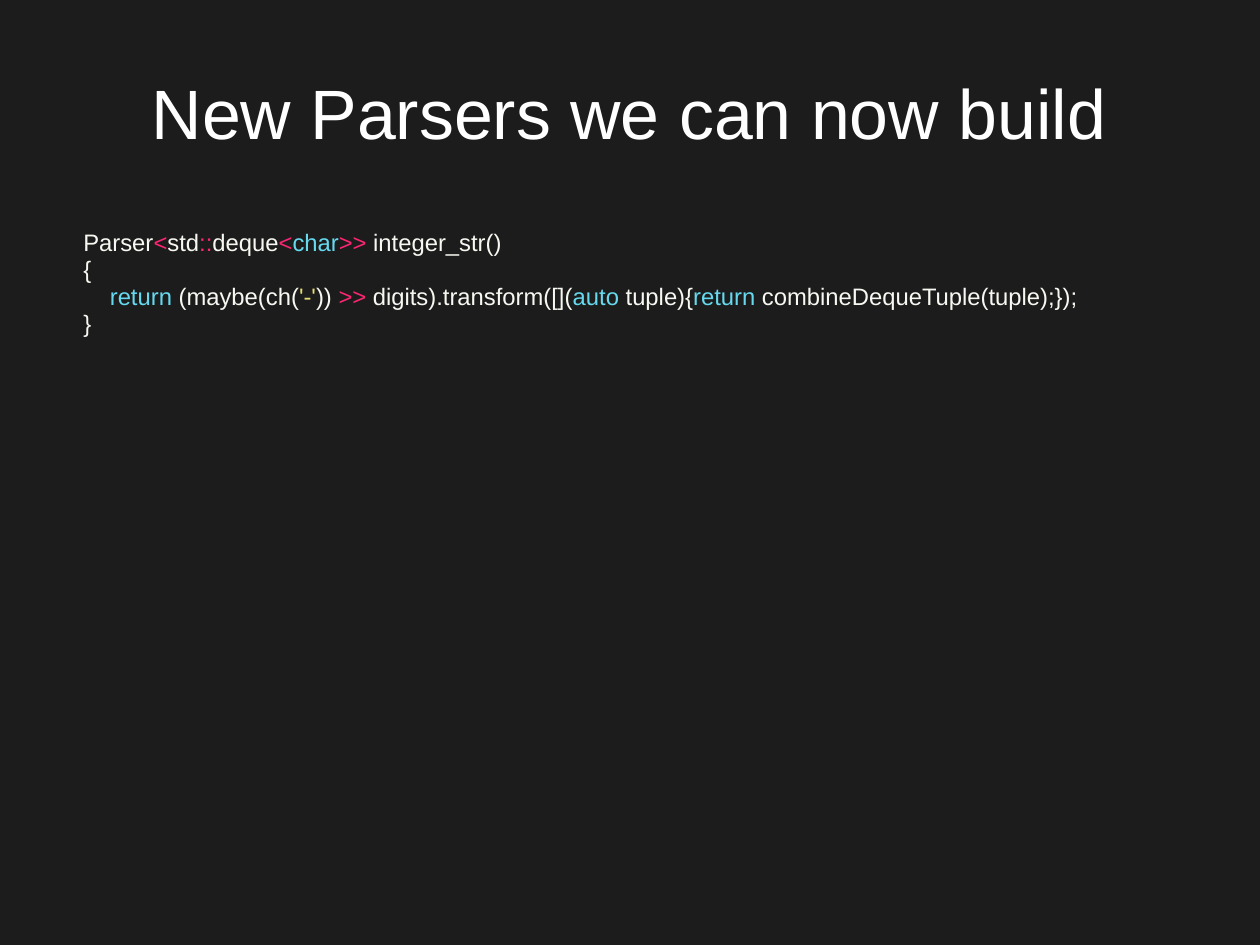
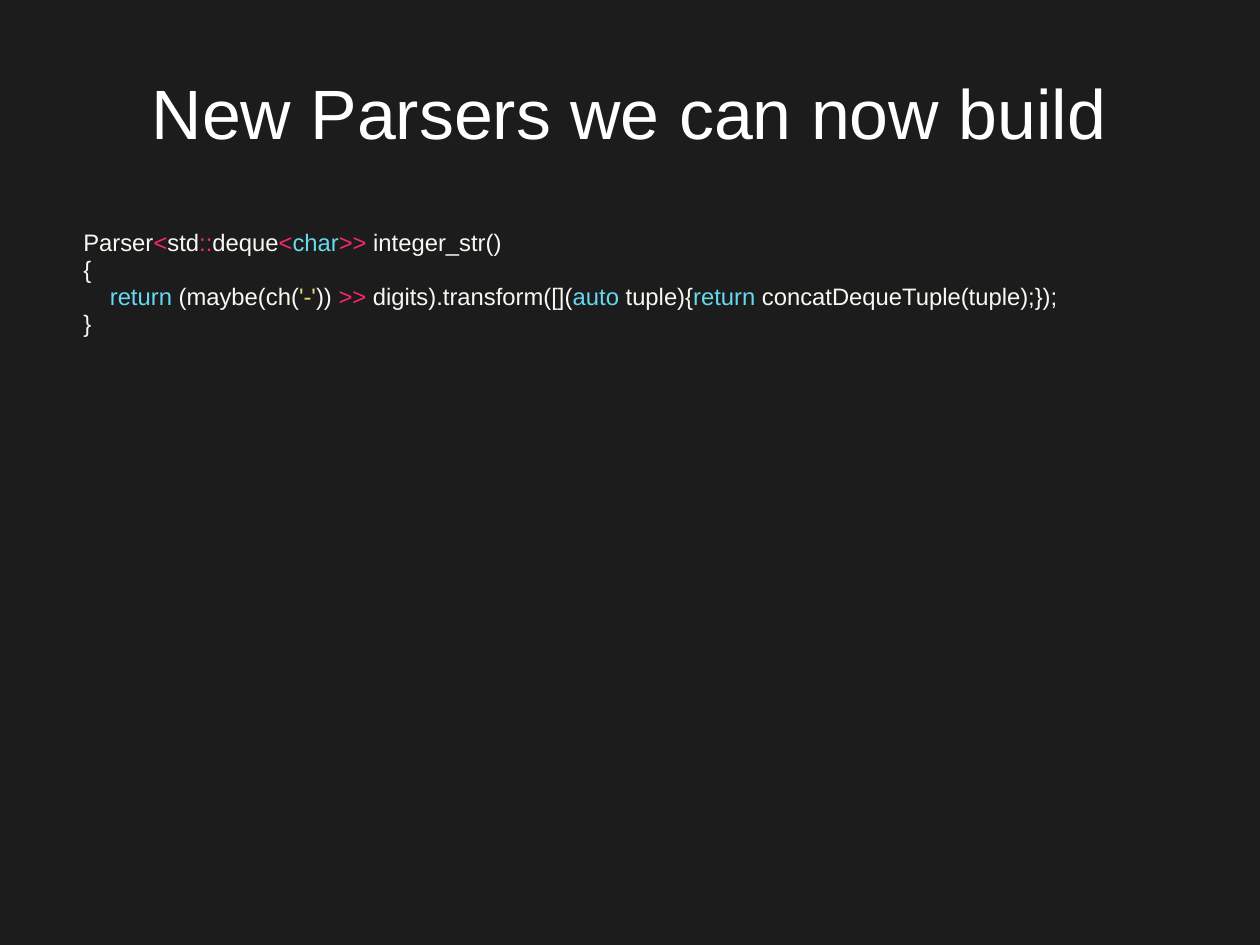
Before and after one commit to Qqwy/cc_pc, a slide deck: slide 39 of presentation2.odp (slide 36 before the commit). Drawn at 1260x945 pixels with LibreOffice and Linux fonts; fonts in the diff are those of the drawing. Boxes give left, top, right and bottom in pixels: in the first picture for what was removed or moved away, otherwise in the second. Text is boxed around its words. In the diff, an @@ line names an element or a change of style, - is before the commit and + after.

```diff
--- a/presentation2.odp
+++ b/presentation2.odp
@@ text at [110, 287, 1057, 310]: text changed @@
-return (maybe(ch('-')) >> digits).transform([](auto tuple){return combineDequeTuple(tuple);});
+return (maybe(ch('-')) >> digits).transform([](auto tuple){return concatDequeTuple(tuple);});
```
Also in this commit, not shown: 10 other slides changed, 10 slides added, 1 slide removed, 2 other files.
